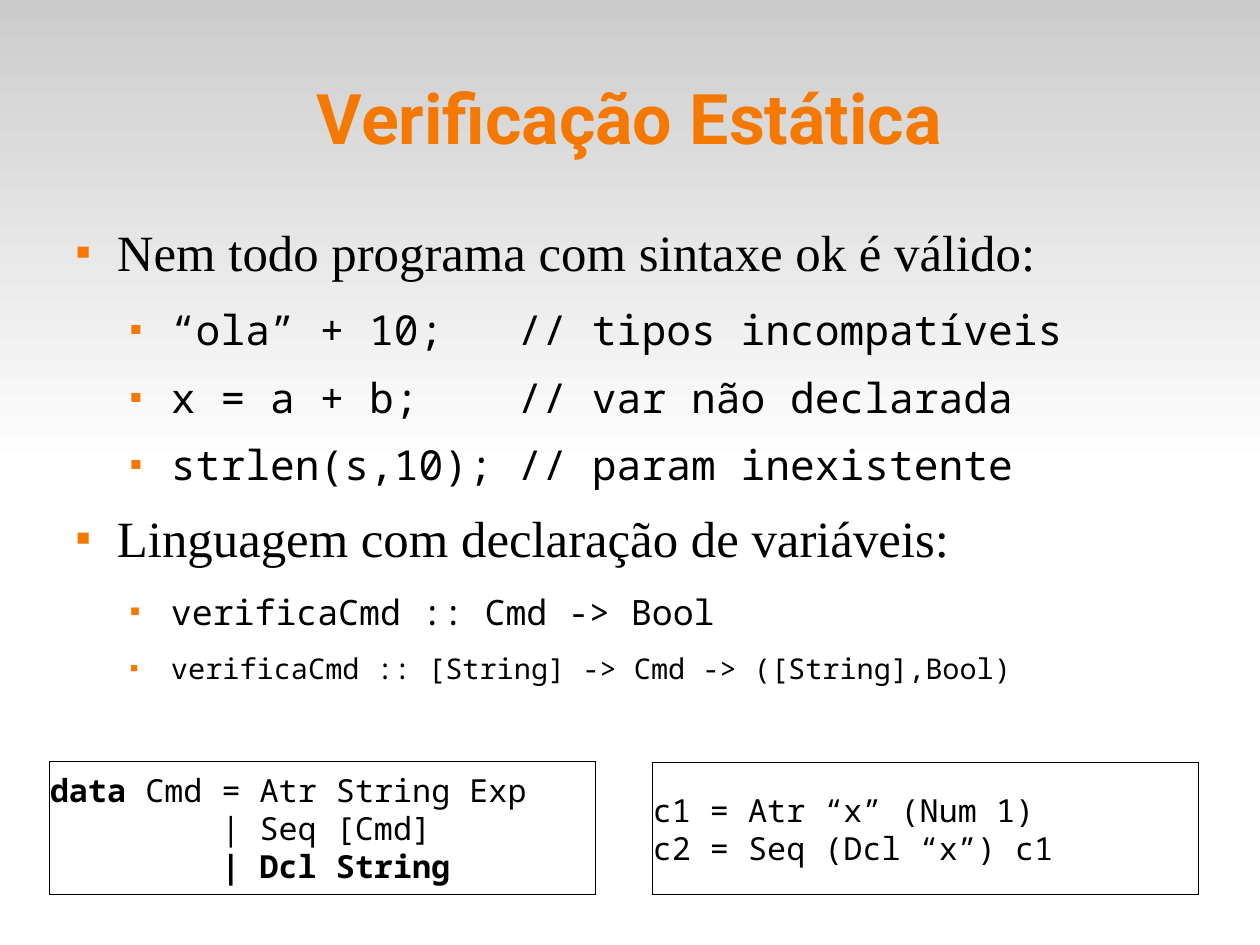
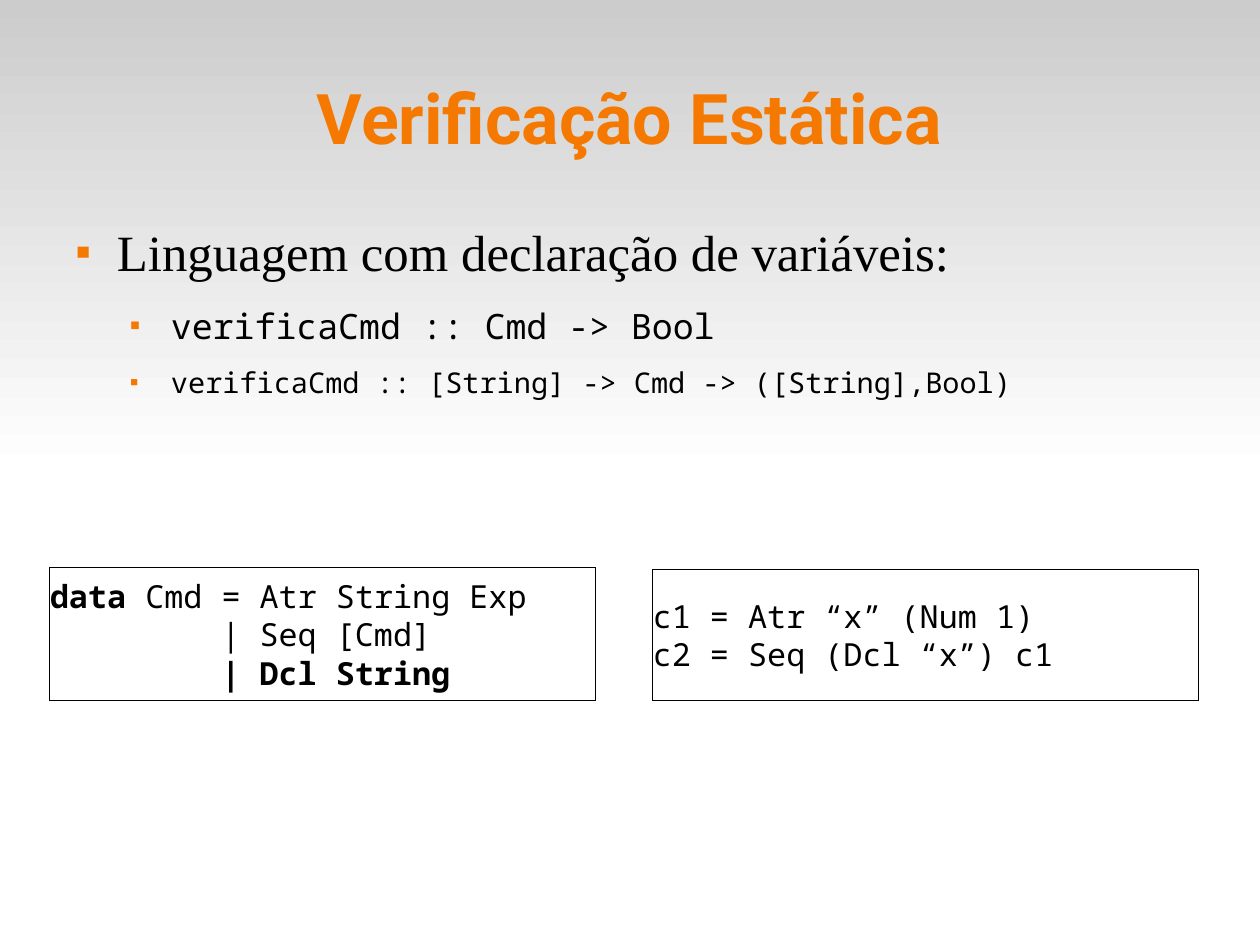
Before and after one commit to fsantanna-uerj/EDL, a slide deck: slide 15 of slides/edl-11-lang.odp (slide 14 before the commit). Drawn at 1260x945 pixels with LibreOffice and Linux fonts; fonts in the diff are those of the drawing. Boxes give left, top, right and bottom in pixels: in the first picture for what was removed or moved away, otherwise in the second. Text is boxed around its words. In the diff, an @@ line names an element or a change of style, - is before the commit and + after.

```diff
--- a/slides/edl-11-lang.odp
+++ b/slides/edl-11-lang.odp
@@ text at (117,235,1063,490): paragraphs removed @@
-■ Nem todo programa com sintaxe ok é válido:
-  ■ “ola” + 10; // tipos incompatíveis
-  ■ x = a + b; // var não declarada
-  ■ strlen(s,10); // param inexistente
@@ rectangle "data Cmd = Atr String ...": place and size @@
-rectangle "data Cmd = Atr String ..." at (50,761,596,895)
+rectangle "data Cmd = Atr String ..." at (50,568,596,702)
@@ rectangle "c1 = Atr “x” (Num ...": place and size @@
-rectangle "c1 = Atr “x” (Num ..." at (653,763,1198,894)
+rectangle "c1 = Atr “x” (Num ..." at (653,569,1198,701)
```
Also in this commit, not shown: 1 slide added, 1 other file.
